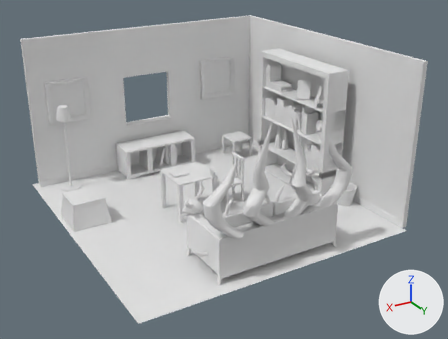
The FBX model DAGV1100and1200/Maya/scenes/Scene1_Sketchfab.fbx, before and after one commit.
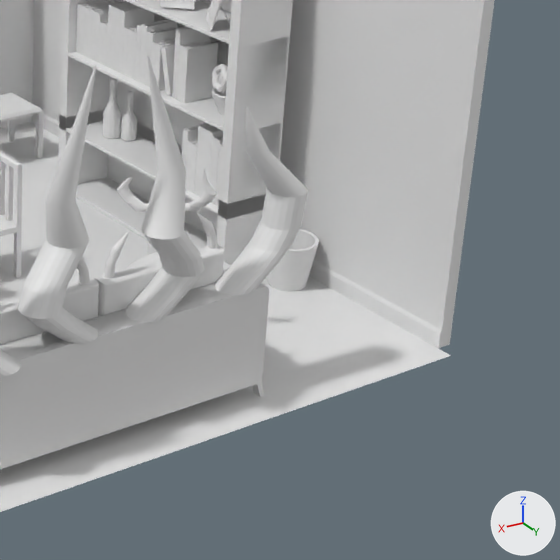
The first picture shows the older version from a 50 mm lens placed at (0.242, 0.435, 0.249), pointed at (-0.009, 0.018, 0.04). The close-ups show the older and then the newer version on the part from 53% to 100% of the width and 28% to 91% of the height of that picture. Only the edits that show in the close-ups are written down. Every picture has the same lights, and +X, +Y and +Z are marked at lower right. Materials are left out; every surface is plain grey. Where no turn or scale is listed for an object, it has been applied to the vertices.

Names of what the first close-up shows: 'Book2ndShelf:Book25', 'DemonCouch:BackCushL', 'DemonCouch:BackCushR', 'DemonCouch:CouchBase', 'DemonCouch:LegsBack', 'DemonCouch:pasted__pCylinder1', 'DemonCouch:pasted__pCylinder4', 'DemonCouch:pasted__pCylinder5', 'Floor:Floor', 'Shelf:Shelf', 'Wall1:Wall1', 'WinWall:WinWall' and 45 more.
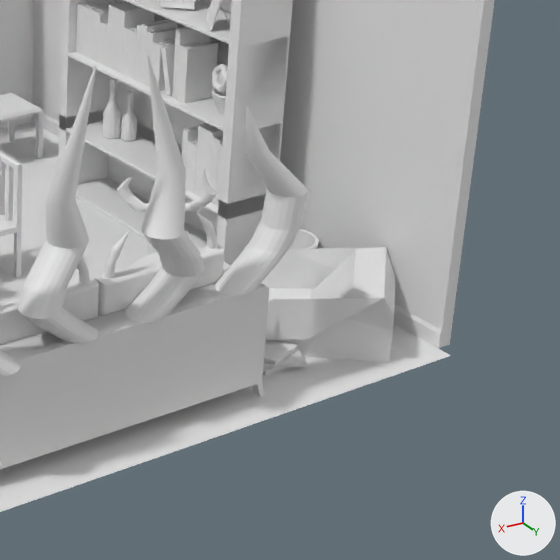
What differs and where, as boxes [x1, y1, x2, y2] in the close-ups (560 x 560 px):
'FunkyBeanBag1:FunkyBeanBag', added
    after: [261, 247, 395, 363]
'BookFloor:Book1', added
    after: [264, 340, 298, 366]
'BookFloor:Book2', added
    after: [263, 347, 306, 368]
'BookFloor:Book3', added (mostly hidden)
    after: [263, 367, 291, 376]
'Wastebin:Wastebin', unchanged, covered by the edit
    before: [267, 229, 319, 292]
    after: [289, 229, 319, 249]

Diff of the bpy script that builds the scene:
```diff
--- a/DAGV1100and1200/Maya/scenes/Scene1_Sketchfab.fbx.py
+++ b/DAGV1100and1200/Maya/scenes/Scene1_Sketchfab.fbx.py
@@ me_mesh_139 @@
+me_mesh_139.from_pydata(...)  # 18 vertices, 16 faces; spans x -0.0238..0.0414, y -0.0414..0.0232, z -0.0089..0.0194
@@ me_mesh_136_1 @@
+me_mesh_136_1.from_pydata(...)  # 70 vertices, 83 faces; spans x -0.00728..0.00728, y -0.0053..0.00512, z -0.00167..0.0
@@ me_mesh_137_1 @@
+me_mesh_137_1.from_pydata(...)  # 70 vertices, 83 faces; spans x -0.0105..0.0104, y -0.0094..0.0092, z -0.0017..0.0
@@ me_mesh_138 @@
+me_mesh_138.from_pydata(...)  # 70 vertices, 83 faces; spans x -0.0079..0.0079, y -0.0068..0.0066, z -0.0017..0.0
@@ ob_funkybeanbag1_funkybeanbag @@
+ob_funkybeanbag1_funkybeanbag = bpy.data.objects.new('FunkyBeanBag1:FunkyBeanBag', me_mesh_139)
+ob_funkybeanbag1_funkybeanbag.location = (-0.0968, 0.0968, 0.0054)
@@ ob_bookfloor_book3 @@
+ob_bookfloor_book3 = bpy.data.objects.new('BookFloor:Book3', me_mesh_136_1)
+ob_bookfloor_book3.location = (-0.069, 0.1004, 0.0017)
@@ ob_bookfloor_book2 @@
+ob_bookfloor_book2 = bpy.data.objects.new('BookFloor:Book2', me_mesh_137_1)
+ob_bookfloor_book2.location = (-0.069, 0.1004, 0.0033)
@@ ob_bookfloor_book1 @@
+ob_bookfloor_book1 = bpy.data.objects.new('BookFloor:Book1', me_mesh_138)
+ob_bookfloor_book1.location = (-0.069, 0.1004, 0.0051)
```
